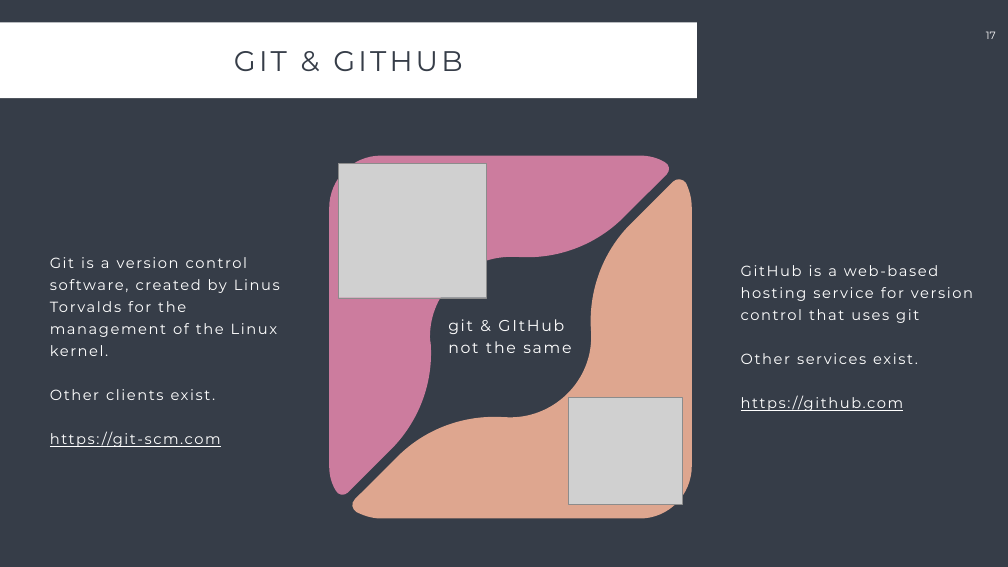
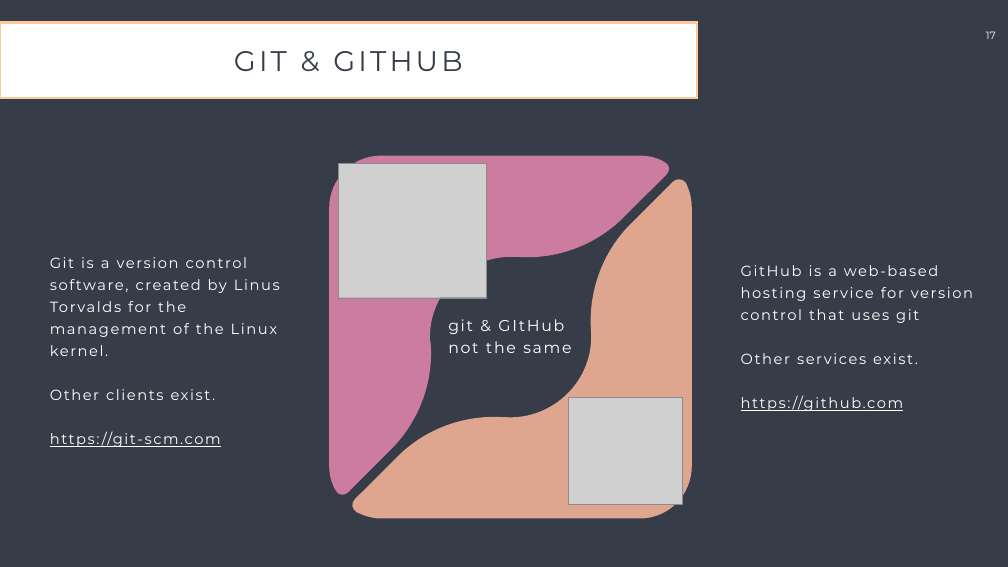
Before and after one commit to Center-for-Health-Data-Science/Just-Bash-It, a slide deck: slide 17 of Commandline_Workshop.pptx. Drawn at 1008x567 pixels with LibreOffice and Linux fonts; fonts in the diff are those of the drawing; grey boxes stand for pictures. Boxes give left, top, right and bottom in pixels: in the first picture for what was removed or moved away, otherwise in the second. Text is boxed around its words. In the diff, an @@ line names an element or a change of style, - is before the commit and + after.

```diff
--- a/Commandline_Workshop.pptx
+++ b/Commandline_Workshop.pptx
@@ rectangle at (x1=0, y1=22, x2=697, y2=98): outline none to #FFC899 5 pt @@
```
Also in this commit, not shown: 10 other slides changed, 4 slides added, 1 slide removed, 3 other files.
